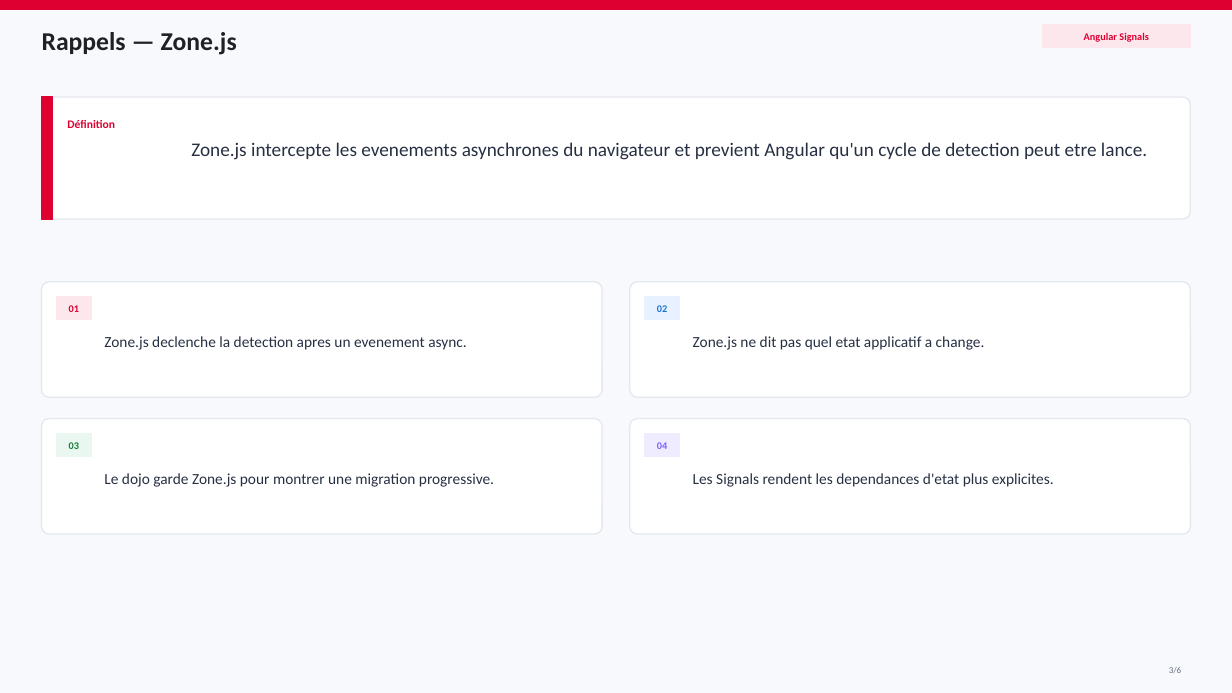
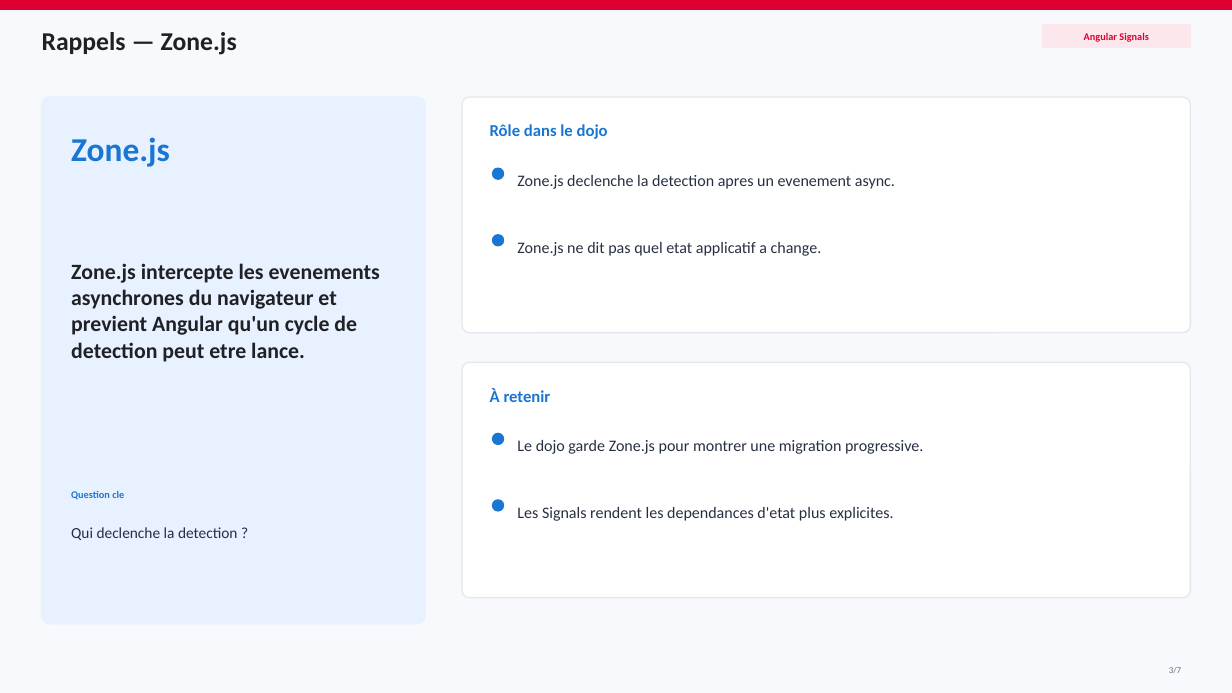
Before and after one commit to AchrafSlaoui/dojo-angular, a slide deck: slide 3 of docs/dojo-signals.pptx. Drawn at 1232x693 pixels with LibreOffice and Linux fonts; fonts in the diff are those of the drawing. Boxes give left, top, right and bottom in pixels: in the first picture for what was removed or moved away, otherwise in the second. Text is boxed around its words. In the diff, an @@ line names an element or a change of style, - is before the commit and + after.

```diff
--- a/docs/dojo-signals.pptx
+++ b/docs/dojo-signals.pptx
@@ rectangle removed at [42, 97, 53, 219] @@
@@ rounded rectangle added at [42, 97, 425, 624], fill #E8F1FF, outline #E8F1FF 1 pt @@
@@ rounded rectangle at [462, 97, 1190, 333]: proportions changed @@
@@ rounded rectangle: place and size @@
-rounded rectangle at [42, 97, 1190, 219]
+rounded rectangle at [462, 97, 1190, 333]
@@ text removed at [67, 120, 115, 128] @@
-Définition
@@ text added at [71, 137, 170, 167], 26 pt, text #1976D2, bold @@
+Zone.js
@@ text added at [490, 124, 608, 139], 13 pt, text #1976D2, bold @@
+Rôle dans le dojo
@@ ellipse added at [493, 168, 504, 179], fill #1976D2, outline #1976D2 1 pt @@
@@ size 12 to 12.5 pt in 4 elements at [517, 507, 893, 521], [517, 242, 822, 256], [517, 440, 923, 454], [517, 175, 895, 189] @@
@@ text "Zone.js declenche la detection apres ...": place and size @@
-text "Zone.js declenche la detection apres ..." at [104, 336, 466, 350]
+text "Zone.js declenche la detection apres ..." at [517, 175, 895, 189]
@@ text "Zone.js intercepte les evenements asynchrones ...": place and size @@
-text "Zone.js intercepte les evenements asynchrones ..." at [191, 142, 1147, 160]
+text "Zone.js intercepte les evenements asynchrones ..." at [71, 263, 380, 362]
@@ text "Zone.js intercepte les evenements asynchrones ..." at [71, 263, 380, 362]: size 15 to 17 pt, text colour #273043 to #202124, bold on @@
@@ ellipse added at [493, 235, 504, 246], fill #1976D2, outline #1976D2 1 pt @@
@@ text "Zone.js ne dit pas quel ...": place and size @@
-text "Zone.js ne dit pas quel ..." at [693, 336, 985, 350]
+text "Zone.js ne dit pas quel ..." at [517, 242, 822, 256]
@@ rounded rectangle removed at [42, 282, 603, 397] @@
@@ rectangle removed at [56, 297, 91, 320] @@
-01
@@ rounded rectangle removed at [630, 282, 1191, 397] @@
@@ rectangle removed at [645, 297, 680, 320] @@
-02
@@ rounded rectangle: place and size @@
-rounded rectangle at [630, 419, 1191, 534]
+rounded rectangle at [462, 362, 1190, 598]
@@ rounded rectangle at [462, 362, 1190, 598]: proportions changed @@
@@ text added at [490, 388, 551, 402], 13 pt, text #1976D2, bold @@
+À retenir
@@ rounded rectangle removed at [42, 419, 603, 534] @@
@@ rectangle removed at [56, 433, 91, 457] @@
-03
@@ ellipse added at [493, 433, 504, 445], fill #1976D2, outline #1976D2 1 pt @@
@@ text "Le dojo garde Zone.js pour ...": place and size @@
-text "Le dojo garde Zone.js pour ..." at [104, 473, 494, 487]
+text "Le dojo garde Zone.js pour ..." at [517, 440, 923, 454]
@@ rectangle removed at [645, 433, 680, 457] @@
-04
@@ text added at [71, 491, 124, 500], 8 pt, text #1976D2, bold @@
+Question cle
@@ ellipse added at [493, 500, 504, 511], fill #1976D2, outline #1976D2 1 pt @@
@@ text "Les Signals rendent les dependances ...": place and size @@
-text "Les Signals rendent les dependances ..." at [693, 473, 1054, 487]
+text "Les Signals rendent les dependances ..." at [517, 507, 893, 521]
@@ text added at [71, 527, 238, 540], 12 pt, text #273043 @@
+Qui declenche la detection ?
```
Also in this commit, not shown: 5 other slides changed, 1 slide added, 2 other files.
